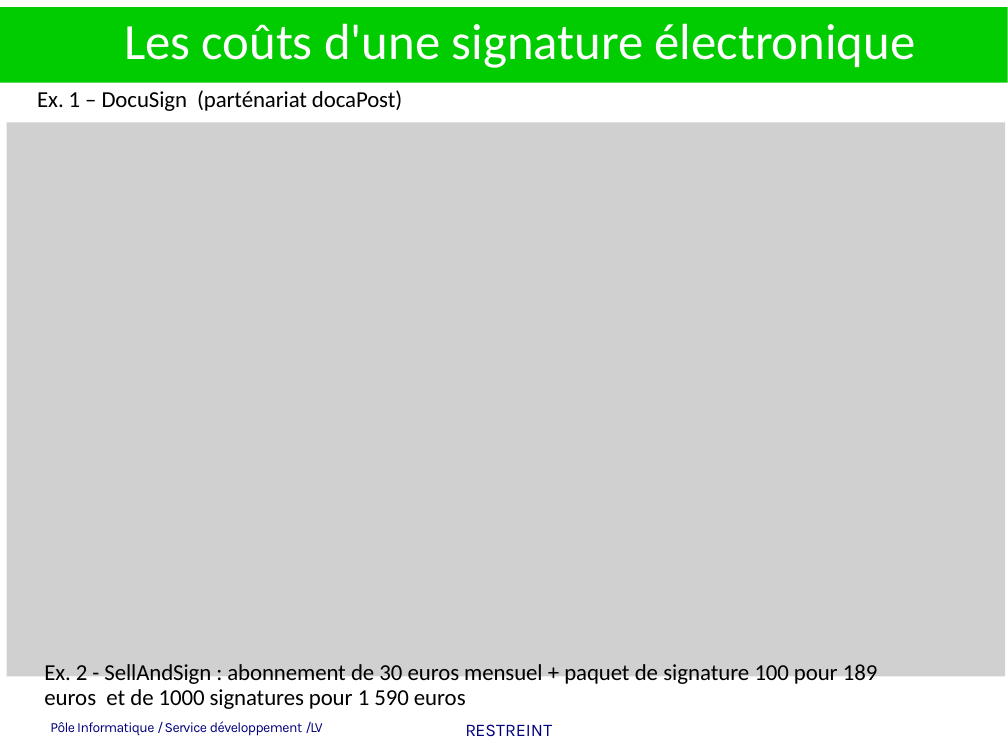
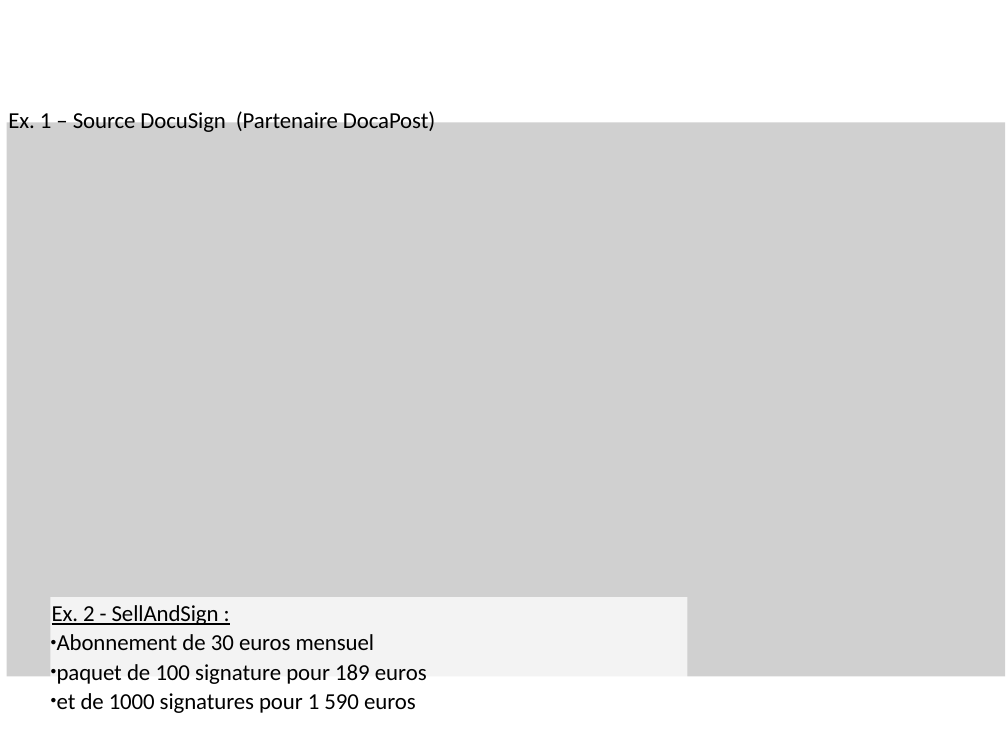
Before and after one commit to heylve/current, a slide deck: slide 10 of Presentations/la_signature_electronique_cest_quoi.odp (slide 8 before the commit). Drawn at 1008x755 pixels with LibreOffice and Linux fonts; fonts in the diff are those of the drawing; grey boxes stand for pictures; background and template pictures are left out. Boxes give left, top, right and bottom in pixels: in the first picture for what was removed or moved away, otherwise in the second. Text is boxed around its words. In the diff, an @@ line names an element or a change of style, - is before the commit and + after.

Commit message:
pres sign elec..

```diff
--- a/Presentations/la_signature_electronique_cest_quoi.odp
+++ b/Presentations/la_signature_electronique_cest_quoi.odp
@@ freeform shape removed at [0, 7, 1007, 83] @@
@@ title added at [72, 0, 1008, 114], 40 pt, text #FFFFFF @@
+Quelques éléments de coûts pour les certificats
@@ title removed at [124, 23, 916, 68] @@
-Les coûts d'une signature électronique
@@ text at [8, 109, 435, 132]: text changed @@
-Ex. 1 – DocuSign (parténariat docaPost)
+Ex. 1 – Source DocuSign (Partenaire DocaPost)
@@ rectangle "Ex. 2 - SellAndSign :": place and size @@
-rectangle "Ex. 2 - SellAndSign :" at [44, 664, 877, 709]
+rectangle "Ex. 2 - SellAndSign :" at [50, 598, 687, 722]
@@ rectangle "Ex. 2 - SellAndSign :" at [50, 598, 687, 722]: fill none to #FFFFFF at 75% opacity @@
@@ text in rectangle at [52, 605, 427, 713]: text changed @@
-Ex. 2 - SellAndSign : abonnement de 30 euros mensuel + paquet de signature 100 pour 189 euros et de 1000 signatures pour 1 590 euros
+Ex. 2 - SellAndSign :
+● Abonnement de 30 euros mensuel
+● paquet de 100 signature pour 189 euros
+● et de 1000 signatures pour 1 590 euros
@@ text removed at [50, 721, 323, 736] @@
-Pôle Informatique / Service développement /LV
@@ text removed at [465, 724, 552, 737] @@
-RESTREINT
```
Also in this commit, not shown: 7 other slides changed, 7 slides added, 4 slides removed, 4 other files.
